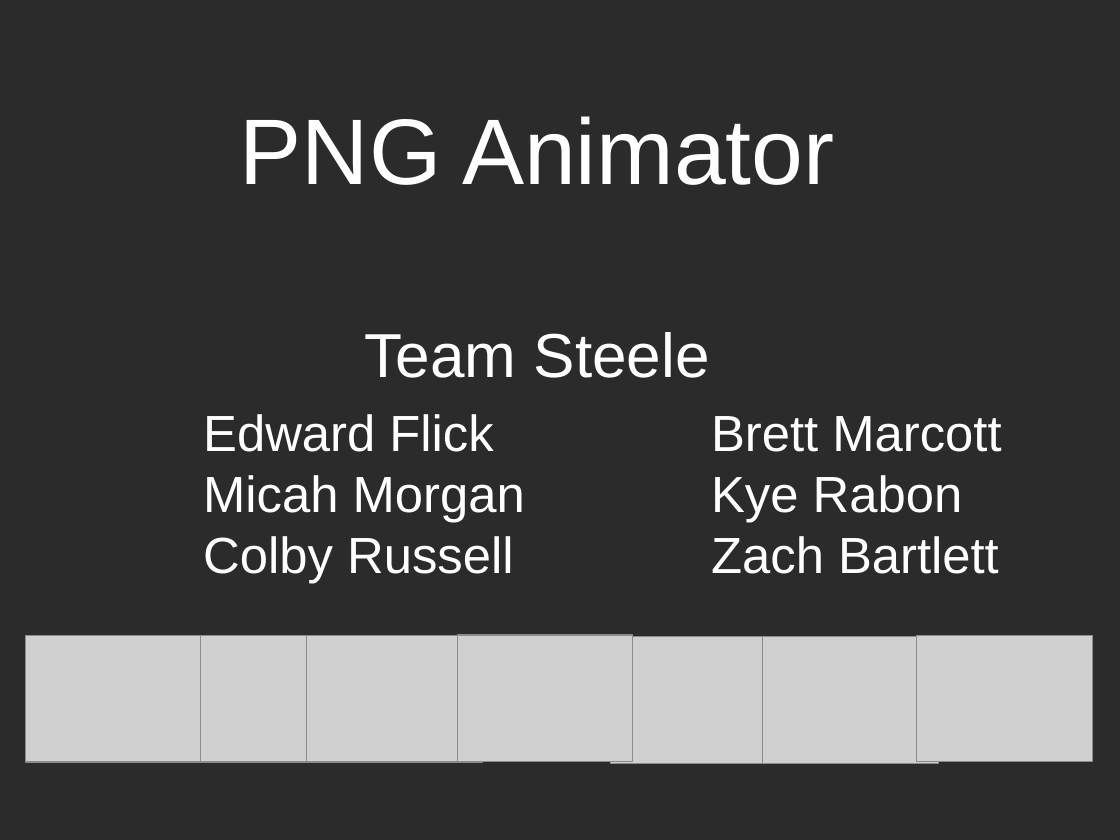
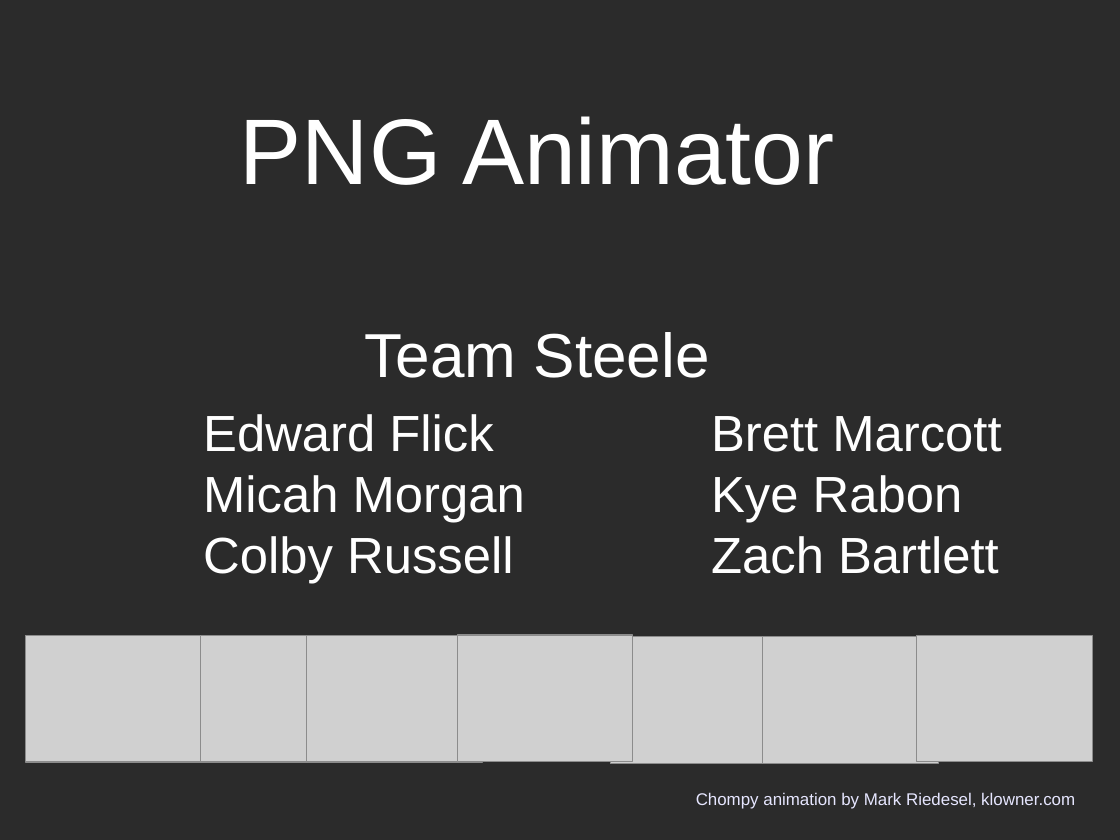
Before and after one commit to directrix1/se2, a slide deck: slide 1 of wip/SE2Presentation.odp. Drawn at 1120x840 pixels with LibreOffice and Linux fonts; fonts in the diff are those of the drawing; grey boxes stand for pictures; background and template pictures are left out; a plain dark background stands for a picture behind light text. Boxes give left, top, right and bottom in pixels: in the first picture for what was removed or moved away, otherwise in the second. Text is boxed around its words. In the diff, an @@ line names an element or a change of style, - is before the commit and + after.

```diff
--- a/wip/SE2Presentation.odp
+++ b/wip/SE2Presentation.odp
@@ text added at (x1=696, y1=792, x2=1075, y2=809), 12 pt, text #E6E6FF @@
+Chompy animation by Mark Riedesel, klowner.com
```
Also in this commit, not shown: 2 other slides changed.
